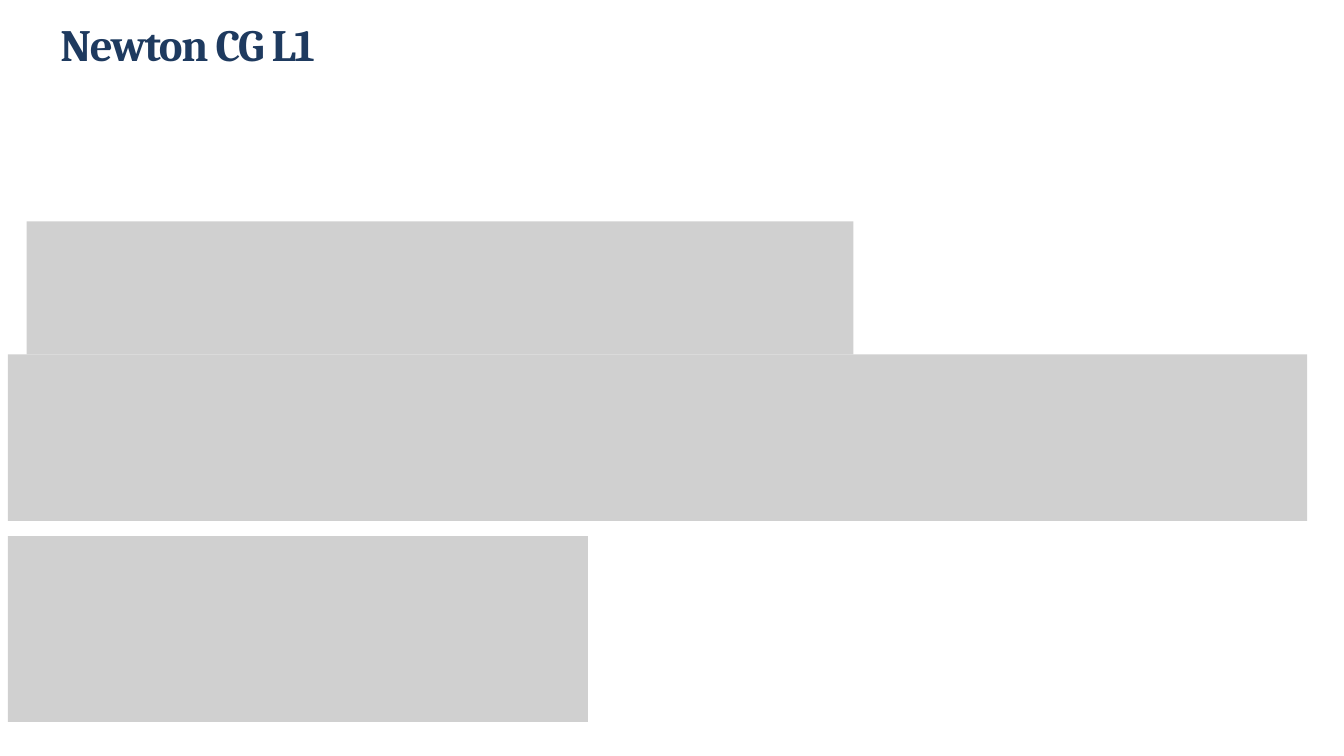
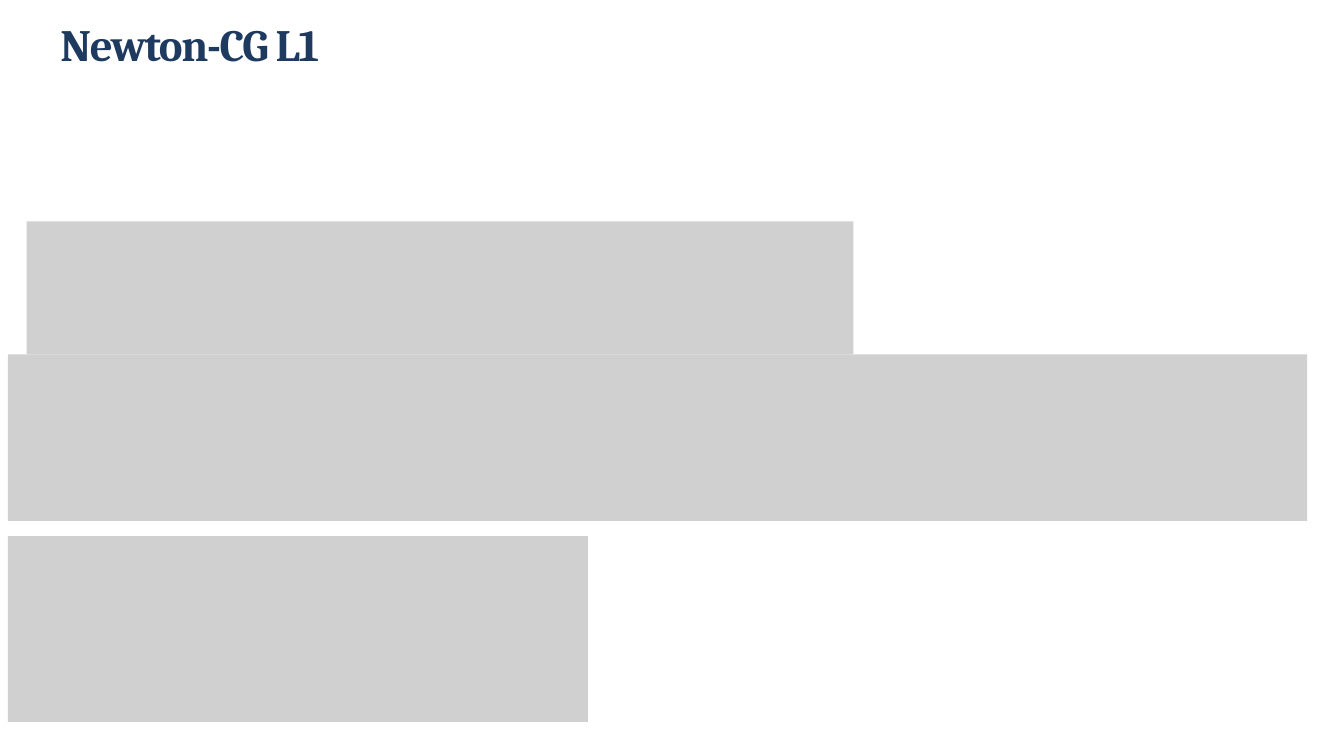
Before and after one commit to Alessandro1040/selezione-dinamica-batch, a slide deck: slide 11 of presentazione_riformattata.pptx. Drawn at 1344x756 pixels with LibreOffice and Linux fonts; fonts in the diff are those of the drawing; grey boxes stand for pictures. Boxes give left, top, right and bottom in pixels: in the first picture for what was removed or moved away, otherwise in the second. Text is boxed around its words. In the diff, an @@ line names an element or a change of style, - is before the commit and + after.

```diff
--- a/presentazione_riformattata.pptx
+++ b/presentazione_riformattata.pptx
@@ title at bbox=[60, 30, 319, 62]: text changed @@
-Newton CG L1
+Newton-CG L1
```
Also in this commit, not shown: 10 other slides changed, 1 other file.
